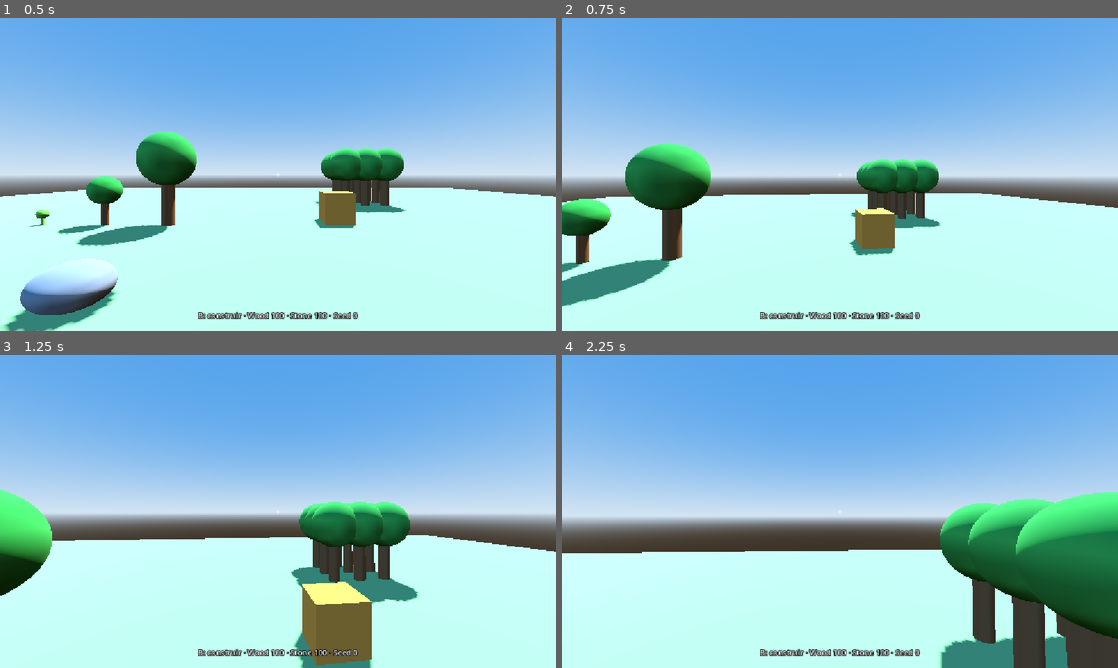
Above: before the commit, frames 1-4 (two rows, left to right).
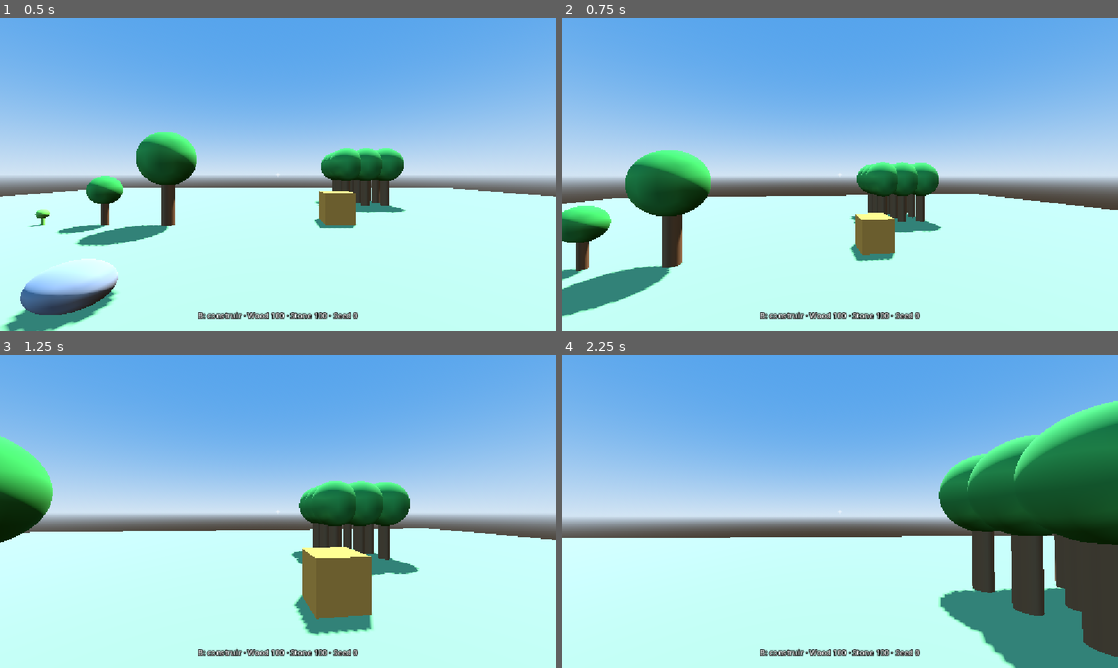
Above: after the commit, the same moments.

Repository: Cemiformica/formica
Game: Godot game, scene res://dev/sandbox.tscn
Two runs of this game, one before a commit and one after it. Both use one fixed random seed, a clock stepped at 60 frames per second and the inputs below. The project has no main scene, so this scene is started directly.
Inputs (mouse positions are in pixels of both pictures, inside the frame that each line leads up to):
- Up to frame 1 (0.5 s): no input
- Up to frame 2 (0.75 s): tap Enter at 0.5 s; move the mouse to (867, 174) at 0.52 s; hold W (move_forward) from 0.53 s (still down); tap Space (jump) at 0.6 s
- Up to frame 3 (1.25 s): keep holding W (move_forward); tap Space (jump) at 0.77, 1.07 s
- Up to frame 4 (2.25 s): keep holding W (move_forward); move the mouse to (812, 511) at 1.27 s; tap F (build_flip) at 1.35 s; tap Space (jump) at 1.52, 1.55, 1.82 s; move the mouse to (851, 505) at 2.02 s; press the mouse at (851, 505) at 2.03 s

Frame 1 is identical in both runs. In frame 2, 5.5% of the frame differs, in the area x 0-100%, y 40-96%; in frame 3, 15%; in frame 4, 25%, in the area x 0-100%, y 14-100%.

Commit message:
B2.9: prueba de estrés y optimizaciones (6,6 → 2,9 ms por paso); gravedad x2. B2 cerrado

Diff:
--- a/autoload/simulation.gd
+++ b/autoload/simulation.gd
@@ -69,7 +69,7 @@
 ## Si no, espera sin perder el progreso. Al completar el ciclo consume y produce a la vez.
 func _step_machine(placed: PlacedBuilding) -> void:
 	var recipe: RecipeData = placed.data.recipe
-	if not placed.input.has_items(recipe.inputs) or not placed.output.can_add_all(recipe.outputs):
+	if not placed.input.has_items(recipe.inputs) or not placed.output_fits(recipe.outputs):
 		return
 	placed.progress += TICK
 	if placed.progress + EPSILON >= recipe.duration:
@@ -91,8 +91,7 @@
 			target = cell
 			found = true
 			break
-	var wood: Dictionary[ItemData, int] = {Content.find_item(&"wood"): IslandState.TREE_WOOD}
-	if not found or not placed.output.can_add_all(wood):
+	if not found or not placed.output_fits(_tree_wood()):
 		return
 	placed.progress += TICK
 	if placed.progress + EPSILON >= placed.data.harvest_time:
@@ -100,6 +99,16 @@
 		for item: ItemData in gained:
 			placed.output.add_item(item, gained[item])
 		placed.progress = 0.0
+
+
+## Madera que da un árbol talado, preparada una sola vez (B2.9: antes se creaba en cada paso).
+var _tree_wood_cache: Dictionary[ItemData, int] = {}
+
+
+func _tree_wood() -> Dictionary[ItemData, int]:
+	if _tree_wood_cache.is_empty():
+		_tree_wood_cache[Content.find_item(&"wood")] = IslandState.TREE_WOOD
+	return _tree_wood_cache
 
 
 ## Pasa un ítem de una salida a la entrada conectada, si hay algo listo y el destino lo acepta.
--- a/core/world/placed_building.gd
+++ b/core/world/placed_building.gd
@@ -23,6 +23,9 @@
 ## (0 = acaba de entrar por detrás, 1 = listo para salir por delante). Los mueve `Simulation`.
 var belt_items: Array[ItemData] = []
 var belt_progress: Array[float] = []
+## Solo taladores: casillas del área, calculadas una vez (la construcción no se mueve; B2.9).
+var _harvest_cells: Array[Vector2i] = []
+
 ## Solo generadores: fusible saltado. Una red está cortada si alguno de sus generadores lo tiene (D-068).
 var fuse_tripped: bool = false
 
@@ -63,7 +66,9 @@
 
 ## Solo taladores: casillas del área que tala, delante de la construcción según su giro.
 func get_harvest_cells() -> Array[Vector2i]:
-	return harvest_cells_for(data, origin, rotation)
+	if _harvest_cells.is_empty():
+		_harvest_cells = harvest_cells_for(data, origin, rotation)
+	return _harvest_cells
 
 
 ## Casillas del área de tala de un tipo de construcción colocado en `p_origin` con `p_rotation`
@@ -79,6 +84,24 @@
 			var local: Vector2i = Vector2i(left + dx, -1 - dy)
 			cells.append(p_origin + GridMath.rotate_offset(local, p_rotation))
 	return cells
+
+
+## ¿Cabe en la salida todo esto? Camino rápido para un solo tipo de ítem (lo normal), sin copias:
+## suma el hueco de las pilas de ese ítem y de las casillas vacías. Con varios tipos usa
+## `Inventory.can_add_all()`, que simula sobre una copia y es exacto (B2.9).
+func output_fits(items: Dictionary[ItemData, int]) -> bool:
+	if items.size() != 1:
+		return output.can_add_all(items)
+	var item: ItemData = items.keys()[0]
+	var needed: int = items[item]
+	for stack: ItemStack in output.slots:
+		if stack == null:
+			needed -= item.max_stack
+		elif stack.item == item:
+			needed -= stack.space_left()
+		if needed <= 0:
+			return true
+	return needed <= 0
 
 
 # --- Logística (B2.5): lo usa `Simulation` con las conexiones de `IslandState` ---
--- a/core/world/power_network.gd
+++ b/core/world/power_network.gd
@@ -14,6 +14,9 @@
 var supply: float = 0.0
 ## Puntos que piden sus consumidores conectados (cuentan siempre enteros, trabajen o no).
 var demand: float = 0.0
+## Fusible saltado, guardado aquí para no recorrer todos los miembros en cada consulta (B2.9).
+## Se calcula al formar la red y cambia solo con `trip()` y `reset_fuse()`.
+var _tripped: bool = false
 
 
 ## Añade una construcción a la red (lo usa `IslandState` al rehacer las redes).
@@ -21,6 +24,8 @@
 	members.append(placed)
 	if placed.data.power > 0.0:
 		supply += placed.data.power
+		if placed.fuse_tripped:
+			_tripped = true
 	elif placed.data.power < 0.0:
 		demand -= placed.data.power
 
@@ -32,10 +37,7 @@
 
 ## ¿Ha saltado el fusible? (algún generador de la red lo tiene saltado)
 func is_tripped() -> bool:
-	for placed: PlacedBuilding in members:
-		if placed.data.power > 0.0 and placed.fuse_tripped:
-			return true
-	return false
+	return _tripped
 
 
 ## ¿Funciona? Tiene generadores, no está sobrecargada y el fusible está armado.
@@ -48,9 +50,11 @@
 	for placed: PlacedBuilding in members:
 		if placed.data.power > 0.0:
 			placed.fuse_tripped = true
+	_tripped = true
 
 
 ## Rearma el fusible. Si la red sigue sobrecargada, volverá a saltar en el siguiente paso.
 func reset_fuse() -> void:
 	for placed: PlacedBuilding in members:
 		placed.fuse_tripped = false
+	_tripped = false
--- /dev/null
+++ b/dev/tests/stress_test.gd
@@ -0,0 +1,137 @@
+extends Node
+## Prueba de estrés de la simulación (B2.9), solo en datos (solo desarrollo).
+## Monta por código una isla grande que NO se dibuja (como una isla no cargada) y mide:
+##   - milisegundos por paso de `Simulation` (presupuesto: 2 ms; a 10 pasos/s es un 2 % del tiempo);
+##   - milisegundos para guardar y cargar la isla (presupuesto: 200 ms);
+##   - que todo sigue produciendo.
+## Ejecuta con F6 y mira la pestaña Salida. Tarda unos segundos. Los tiempos dependen del equipo:
+## anótalos en el Devlog para comparar más adelante (y probar en equipos modestos).
+##
+## Contenido (ajustable con las constantes):
+##   - CHAINS cadenas «trituradora → 2 cintas» (3 construcciones y 2 conexiones cada una);
+##   - una red eléctrica grande: POLES postes en fila, cada uno con su placa y un talador con un árbol delante
+##     (consumidores del catálogo, para que el guardado los reconozca);
+##   - CUTTERS taladores, cada uno con su placa y una arboleda de 3×3 delante.
+
+const CHAINS: int = 250
+const POLES: int = 100
+const CUTTERS: int = 20
+const STEP_BUDGET_MS: float = 2.0
+const SAVE_BUDGET_MS: float = 200.0
+const MEASURE_STEPS: int = 100
+
+var _failures: int = 0
+
+
+func _ready() -> void:
+	var crusher: BuildingData = Content.find_building(&"crusher")
+	var conveyor: BuildingData = Content.find_building(&"conveyor")
+	var pole_data: BuildingData = Content.find_building(&"power_pole")
+	var solar_data: BuildingData = Content.find_building(&"solar_panel")
+	var cutter_data: BuildingData = Content.find_building(&"tree_cutter")
+	var stone: ItemData = Content.find_item(&"stone")
+	var gravel: ItemData = Content.find_item(&"gravel")
+	var wood: ItemData = Content.find_item(&"wood")
+
+	Simulation.running = false
+	WorldState.reset()
+	var island: IslandState = WorldState.get_island(&"stress_far")
+	var build_start: int = Time.get_ticks_usec()
+
+	# 1) Cadenas: trituradora en (x, y) y dos cintas al este mirando al este (giro 1).
+	var crushers: Array[PlacedBuilding] = []
+	for i: int in CHAINS:
+		var x: int = int(i / 50.0) * 5
+		var y: int = (i % 50) * 2
+		var c: PlacedBuilding = island.place(crusher, Vector2i(x, y))
+		island.place(conveyor, Vector2i(x + 1, y), 1)
+		island.place(conveyor, Vector2i(x + 2, y), 1)
+		c.input.add_item(stone, 50)
+		crushers.append(c)
+
+	# 2) Red grande: postes cada 3 casillas en x = 300; placa al este y, al oeste, un talador mirando al
+	#    norte con un árbol maduro justo delante.
+	var electric: Array[PlacedBuilding] = []
+	var previous_pole: PlacedBuilding = null
+	for k: int in POLES:
+		var y: int = k * 3
+		var pole: PlacedBuilding = island.place(pole_data, Vector2i(300, y))
+		var solar: PlacedBuilding = island.place(solar_data, Vector2i(302, y))
+		var consumer: PlacedBuilding = island.place(cutter_data, Vector2i(298, y))
+		island.add_tree(Vector2i(298, y - 1))
+		island.add_cable(pole.id, solar.id)
+		island.add_cable(pole.id, consumer.id)
+		if previous_pole != null:
+			island.add_cable(previous_pole.id, pole.id)
+		previous_pole = pole
+		electric.append(consumer)
+
+	# 3) Taladores: en (500 + 6j, 0) mirando al norte, arboleda madura delante y placa al este.
+	var cutters: Array[PlacedBuilding] = []
+	for j: int in CUTTERS:
+		var x: int = 500 + j * 6
+		for dx: int in range(-1, 2):
+			for dy: int in range(-3, 0):
+				island.add_tree(Vector2i(x + dx, dy))
+		var cutter: PlacedBuilding = island.place(cutter_data, Vector2i(x, 0))
+		var solar: PlacedBuilding = island.place(solar_data, Vector2i(x + 2, 0))
+		island.add_cable(cutter.id, solar.id)
+		cutters.append(cutter)
+
+	var build_ms: float = (Time.get_ticks_usec() - build_start) / 1000.0
+	print("Isla de estrés: %d construcciones, %d conexiones, %d redes, %d árboles (montada en %.1f ms)" % [
+		island.buildings.size(), island.get_links().size(), island.get_networks().size(), island.nature.size(), build_ms])
+	_check("todo colocado", island.buildings.size() == CHAINS * 3 + POLES * 3 + CUTTERS * 2)
+	_check("la red grande funciona", island.is_powered(electric[0].id) and island.get_network(electric[0].id).members.size() == POLES * 3)
+
+	# 4) Tiempo por paso (la primera tanda calienta; se mide la segunda).
+	Simulation.advance(1.0)
+	var start: int = Time.get_ticks_usec()
+	for _i: int in MEASURE_STEPS:
+		Simulation.advance(Simulation.TICK)
+	var step_ms: float = (Time.get_ticks_usec() - start) / 1000.0 / MEASURE_STEPS
+	print("Tiempo por paso: %.3f ms (presupuesto %.1f ms)" % [step_ms, STEP_BUDGET_MS])
+	_check("paso dentro del presupuesto", step_ms <= STEP_BUDGET_MS)
+
+	# 5) Sigue produciendo: 60 s más de juego.
+	Simulation.advance(60.0)
+	var gravel_total: int = 0
+	var slow_chain: int = 999
+	for c: PlacedBuilding in crushers:
+		gravel_total += c.output.get_total(gravel)
+		slow_chain = mini(slow_chain, c.output.get_total(gravel))
+	var electric_min: int = 999
+	for e: PlacedBuilding in electric:
+		electric_min = mini(electric_min, e.output.get_total(wood))
+	var cutter_wood: int = 0
+	for cutter: PlacedBuilding in cutters:
+		cutter_wood += cutter.output.get_total(wood)
+	print("Tras ~71 s: grava en salidas de cadenas %d · mínima por talador de la red grande %d · madera de taladores %d" % [gravel_total, electric_min, cutter_wood])
+	_check("las cadenas producen", slow_chain > 0)
+	_check("la red grande produce", electric_min > 0)
+	_check("los taladores talan", cutter_wood == CUTTERS * 9 * IslandState.TREE_WOOD)
+
+	# 6) Guardar y cargar la isla entera (datos → JSON → datos).
+	start = Time.get_ticks_usec()
+	var json_text: String = JSON.stringify(island.to_data())
+	var restored := IslandState.new()
+	restored.load_data(JSON.parse_string(json_text))
+	var save_ms: float = (Time.get_ticks_usec() - start) / 1000.0
+	print("Guardar + cargar: %.1f ms · %d KB de JSON" % [save_ms, int(json_text.length() / 1024.0)])
+	_check("guardar + cargar dentro del presupuesto", save_ms <= SAVE_BUDGET_MS)
+	_check("cargada: mismas construcciones", restored.buildings.size() == island.buildings.size())
+
+	WorldState.reset()
+	Simulation.running = true
+	if _failures == 0:
+		print("--- Estrés: TODO OK ---")
+	else:
+		print("--- Estrés: %d FALLOS ---" % _failures)
+
+
+func _check(label: String, condition: bool) -> void:
+	if condition:
+		print("OK    ", label)
+	else:
+		_failures += 1
+		push_error("FALLO " + label)
--- /dev/null
+++ b/dev/tests/stress_test.tscn
@@ -0,0 +1,6 @@
+[gd_scene format=3]
+
+[ext_resource type="Script" path="res://dev/tests/stress_test.gd" id="1_test"]
+
+[node name="StressTest" type="Node"]
+script = ExtResource("1_test")
--- a/entities/player/player.gd
+++ b/entities/player/player.gd
@@ -10,7 +10,8 @@
 @export_group("Movimiento")
 @export var walk_speed: float = 5.0 ## Velocidad al caminar (m/s).
 @export var acceleration: float = 40.0 ## Rapidez para alcanzar la velocidad (m/s²).
-@export var jump_velocity: float = 4.5 ## Impulso vertical del salto (m/s).
+@export var jump_velocity: float = 6.3 ## Impulso vertical del salto (m/s). Con gravedad ×2 da ~1 m de altura.
+@export var gravity_multiplier: float = 2.0 ## Gravedad del personaje respecto a la del mundo: ×2 = salto más firme, menos flotante.
 
 @export_group("Cámara")
 @export var mouse_sensitivity: float = 0.002 ## Radianes girados por cada píxel de ratón.
@@ -62,7 +63,7 @@
 
 func _physics_process(delta: float) -> void:
 	if not is_on_floor():
-		velocity += get_gravity() * delta
+		velocity += get_gravity() * gravity_multiplier * delta
 
 	if Input.is_action_just_pressed("jump") and is_on_floor() and not Aim.ui_open:
 		velocity.y = jump_velocity
Not shown, added: dev/tests/stress_test.gd.uid
